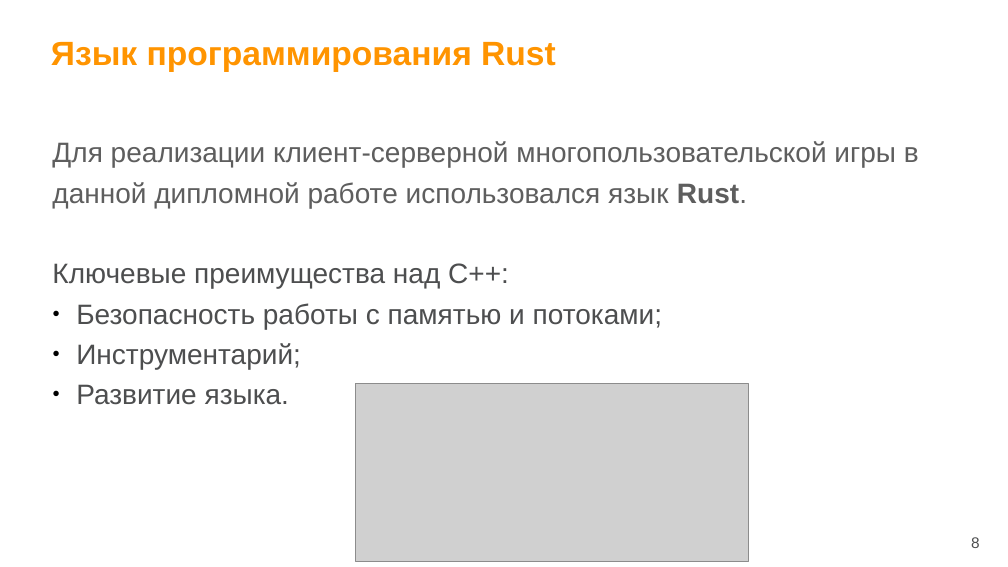
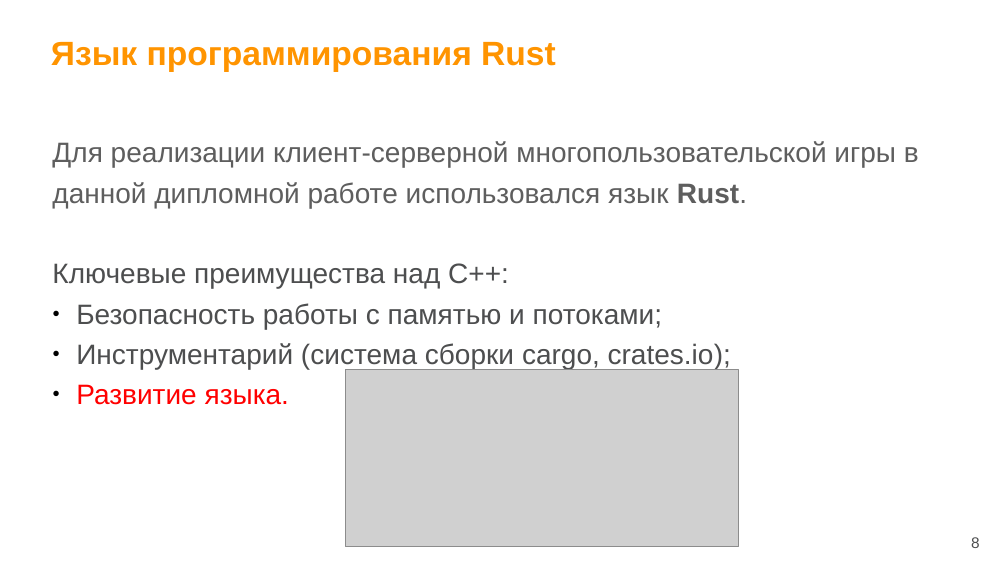
Before and after one commit to wemik2323/vkr, a slide deck: slide 8 of docs/Result/Презентация.pptx. Drawn at 1008x567 pixels with LibreOffice and Linux fonts; fonts in the diff are those of the drawing; grey boxes stand for pictures; background and template pictures are left out. Boxes give left, top, right and bottom in pixels: in the first picture for what was removed or moved away, otherwise in the second. Text is boxed around its words. In the diff, an @@ line names an element or a change of style, - is before the commit and + after.

```diff
--- a/docs/Result/Презентация.pptx
+++ b/docs/Result/Презентация.pptx
@@ text at (76,343,731,369): text changed @@
-● Инструментарий;
+● Инструментарий (система сборки cargo, crates.io);
@@ text at (76,384,289,405): text colour #4D4E4F to #FF0000 in "Развитие языка." @@
@@ picture: place and size @@
-picture at (356,384,749,561)
+picture at (346,369,739,546)
```
Also in this commit, not shown: 5 other slides changed.
